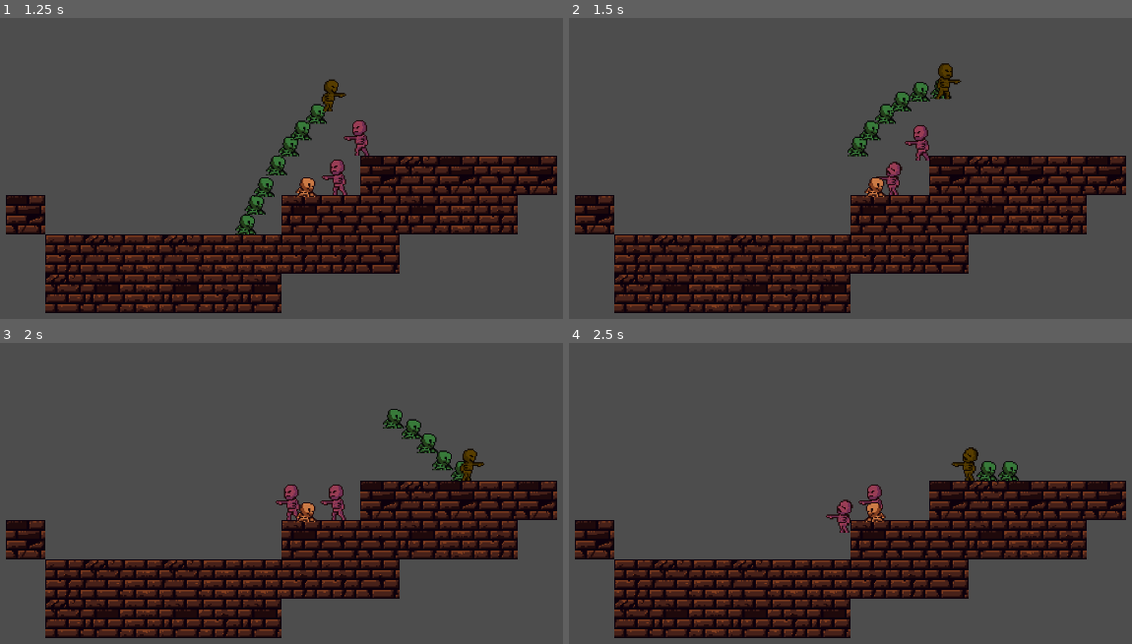
Above: before the commit, frames 1-4 (two rows, left to right).
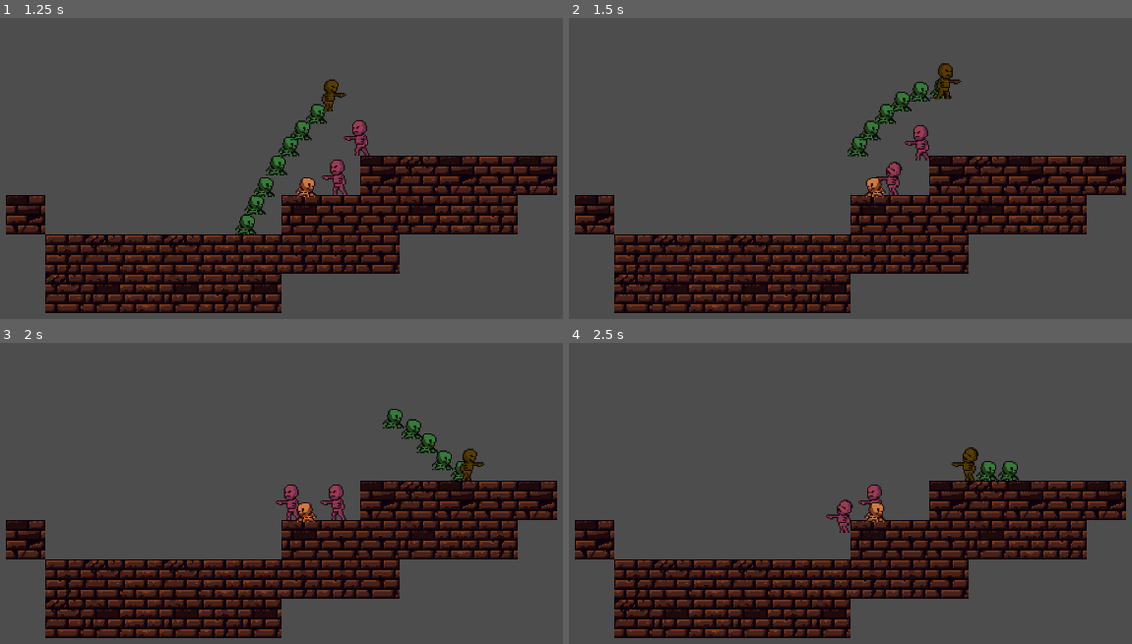
Above: after the commit, the same moments.

Repository: greatbrick0/GdFallJam2025
Game: Godot game, scene res://Scenes/test_level_1.tscn
The game is run twice, just before and just after one commit, with the same random seed, the same clock (stepped at 60 frames per second) and the same inputs. This scene is started directly instead of the project's main scene.
Inputs:
- Up to frame 1 (1.25 s): hold D (moveright) from 0.53 s (still down); tap E (interact) at 0.6 s; tap Space (jump) at 0.77 s
- Up to frame 2 (1.5 s): keep holding D (moveright); tap E (interact) at 1.35 s
- Up to frame 3 (2 s): keep holding D (moveright); tap Space (jump) at 1.52 s
- Up to frame 4 (2.5 s): release D (moveright) at 2.03 s; hold A (moveleft) from 2.03 s (still down); tap E (interact) at 2.1 s

Frame 1 is identical in both runs. In frame 2, 0.1% of the frame differs, in the area x 52-57%, y 52-60%; in frame 3, 0.1%; in frame 4, 0.1%.

Commit message:
Added One Use Lever

Diff:
--- a/gdfalljam/Scenes/player.tscn
+++ b/gdfalljam/Scenes/player.tscn
@@ -79,3 +79,4 @@
 shape = SubResource("CapsuleShape2D_cvnsp")
 
 [connection signal="area_entered" from="InteractArea" to="." method="_on_interact_area_area_entered"]
+[connection signal="area_exited" from="InteractArea" to="." method="_on_interact_area_area_exited"]
--- a/gdfalljam/Scripts/lever.gd
+++ b/gdfalljam/Scripts/lever.gd
@@ -1,7 +1,13 @@
 extends Interactable
 
+signal UsedLever(bool)
 var switched: bool = false
+@export var oneUse: bool = false
 
 func Interact() -> void:
+	if(oneUse and switched):
+		print("failed")
+		return
 	switched = not switched
-	$Visuals.scale.x = (1 if switched else -1)
+	$Visuals.scale.x = (1 if not switched else -1)
+	UsedLever.emit(switched)
--- a/gdfalljam/Scripts/player.gd
+++ b/gdfalljam/Scripts/player.gd
@@ -47,3 +47,6 @@
 
 func _on_interact_area_area_entered(area: Area2D):
 	interactTarget = area.get_parent()
+
+func _on_interact_area_area_exited(area: Area2D):
+	if(area == interactTarget): interactTarget = null
